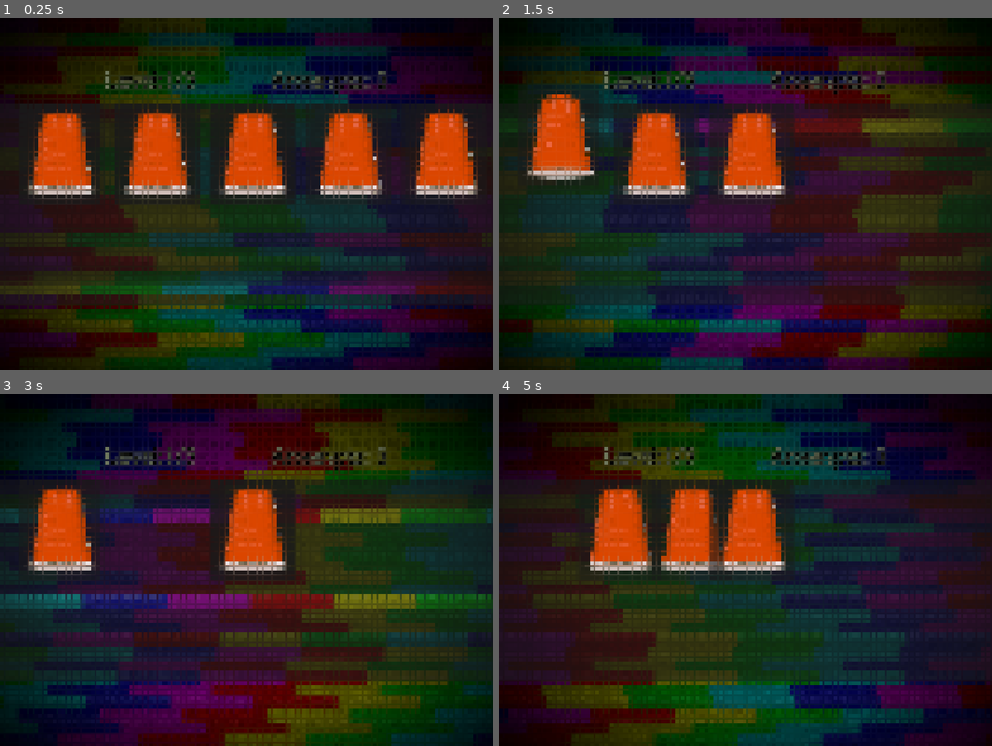
Above: before the commit, frames 1-4 (two rows, left to right).
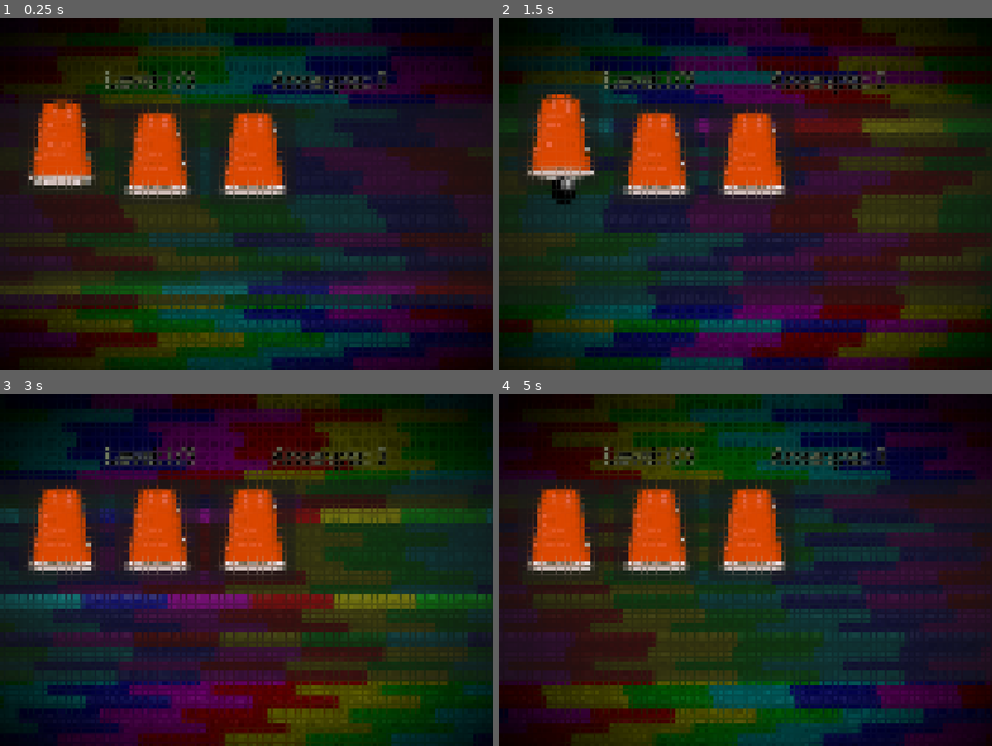
Above: after the commit, the same moments.

Repository: AndrewJordan12/InfografiaMemoriesTale
Game: Godot game, scene res://Scenes/Maps_Scenes/14_IceCreamVendor.tscn
Two runs of this game, one before a commit and one after it. Both use one fixed random seed, a clock stepped at 60 frames per second and the inputs below. This scene is started directly instead of the project's main scene.
Inputs (mouse positions are in pixels of both pictures, inside the frame that each line leads up to; where the layout moved, square brackets give the same spot in the first picture):
- Up to frame 1 (0.25 s): no input
- Up to frame 2 (1.5 s): click (558, 134) [558, 148] at 0.5 s; click (651, 151) at 1.27 s
- Up to frame 3 (3 s): click (123, 520) at 2.02 s; click (59, 527) at 2.77 s
- Up to frame 4 (5 s): click (750, 527) at 3.52 s; move the mouse to (853, 552) at 4.27 s; hold D (walk_right) from 4.28 s (still down); tap Space (interact) at 4.35 s; click (853, 552) at 4.42 s

The runs differ from the first frame. In frame 1, 6.7% of the frame differs, in the area x 5-98%, y 23-52%; in frame 2, 0.3%; in frame 3, 2.8%; in frame 4, 8.0%, in the area x 5-46%, y 25-52%.

Commit message:
fixed input reception and added ball

Diff:
--- a/info-proyecto-final/Scenes/Maps_Scenes/14_IceCreamVendor.tscn
+++ b/info-proyecto-final/Scenes/Maps_Scenes/14_IceCreamVendor.tscn
@@ -60,5 +60,4 @@
 visible = false
 z_index = 100
 
-[connection signal="close" from="ShuffleCup" to="." method="_on_shuffle_cup_close"]
 [connection signal="puzzle_ended" from="ShuffleCup" to="." method="_on_shuffle_cup_puzzle_ended"]
--- a/info-proyecto-final/Scenes/Minigame/ShuffleCup.tscn
+++ b/info-proyecto-final/Scenes/Minigame/ShuffleCup.tscn
@@ -4,6 +4,7 @@
 [ext_resource type="Shader" uid="uid://bw7rmginuja6c" path="res://Shaders/Keypad.gdshader" id="2_xpof3"]
 [ext_resource type="LabelSettings" uid="uid://b6xs1v51rv1xa" path="res://Theme/CupScore.tres" id="4_be560"]
 [ext_resource type="PackedScene" uid="uid://dsc5wtp3whhp1" path="res://Scenes/Minigame/GameOver.tscn" id="4_lai3x"]
+[ext_resource type="Texture2D" uid="uid://c8ukcpjmhku56" path="res://Assets/ShuffleCup/ball.png" id="5_xpof3"]
 
 [sub_resource type="ShaderMaterial" id="ShaderMaterial_gh5ow"]
 shader = ExtResource("2_xpof3")
@@ -57,5 +58,12 @@
 
 [node name="GameOver" parent="." unique_id=1490350559 instance=ExtResource("4_lai3x")]
 
+[node name="Ball" type="TextureRect" parent="." unique_id=1752718466]
+offset_right = 136.0
+offset_bottom = 136.0
+scale = Vector2(0.6, 0.6)
+mouse_filter = 2
+texture = ExtResource("5_xpof3")
+
 [connection signal="on_X" from="GameOver" to="." method="_on_game_over_on_x"]
 [connection signal="on_retry" from="GameOver" to="." method="_on_game_over_on_retry"]
--- a/info-proyecto-final/Scripts/Maps_Scripts/14_ice_cream_vendor.gd
+++ b/info-proyecto-final/Scripts/Maps_Scripts/14_ice_cream_vendor.gd
@@ -3,7 +3,7 @@
 @onready var minigame = $ShuffleCup
 func _ready() -> void:
 	super._ready()
-	await  start_puzzle()
+	await start_puzzle()
 
 func _on_shuffle_cup_puzzle_ended(won: bool) -> void:
 	if won == true:
--- a/info-proyecto-final/Scripts/Minigames/ShuffleCup/cup.gd
+++ b/info-proyecto-final/Scripts/Minigames/ShuffleCup/cup.gd
@@ -26,10 +26,6 @@
 	tween.tween_property(self,"position:y",start_position.y,raise_duration)
 	await tween.finished
 
-func reveal_ball(time := 1.5):
-	await raise_cup()
-	await get_tree().create_timer(time).timeout
-	await lower_cup()
 
 func swap_with(other: Button):
 	var my_pos = position
--- a/info-proyecto-final/Scripts/Minigames/ShuffleCup/shuffle_cup.gd
+++ b/info-proyecto-final/Scripts/Minigames/ShuffleCup/shuffle_cup.gd
@@ -9,33 +9,36 @@
 @onready var cup_scene = preload("res://Scenes/Minigame/Cup.tscn")
 @onready var score_label = $Score
 @onready var attempts_label = $Attempts
+@onready var ball = $Ball
 
 var current_level := 1
 var visible_cups : Array = []
 var original_positions := {}
-var ball_cup : Button
+var ball_index := 0
+const BALL_OFFSET := Vector2(70, 165)
 var accepting_input := false
-var attempts:int = 3
-
+var max_attempts : int = 3
+var attempts : int = max_attempts
 const MAX_CUPS := 5
 
 const LEVELS = {
 	1: {
 		"cups": 3,
-		"shuffles": 10
+		"shuffles": 1
 	},
 	2: {
 		"cups": 4,
-		"shuffles": 12
+		"shuffles": 1
 	},
 	3: {
 		"cups": 5,
-		"shuffles": 15
+		"shuffles": 1
 	}
 }
 
 func _ready():
-	await  start()
+	pass
+	#await start()
 
 func start():
 	await create_cups()
@@ -58,8 +61,6 @@
 		var start_x = (panel_width - row_width) * 0.5
 		cup.position = Vector2(start_x + col * (cup_size.x + spacing),row * (cup_size.y + spacing))
 		original_positions[cup] = cup.position
-		print(cup.position)
-	print("Created:", cups_parent.get_child_count())
 
 func start_level(level:int):
 	visible = true
@@ -70,10 +71,20 @@
 	await reset_cups()
 	var config = LEVELS[current_level]
 	setup_cups(config.cups)
-	ball_cup = visible_cups.pick_random()
-	await ball_cup.reveal_ball()
+	ball.visible = false
+	ball_index = randi() % visible_cups.size()
+	update_ball_position()
+	await visible_cups[ball_index].raise_cup()
+	ball.visible = true
+	await get_tree().create_timer(1.5).timeout
+	await visible_cups[ball_index].lower_cup()
+	ball.visible = false
 	await shuffle_sequence(config.shuffles)
 	accepting_input = true
+
+func update_ball_position():
+	var cup = visible_cups[ball_index]
+	ball.global_position = cup.global_position + BALL_OFFSET
 
 func setup_cups(count:int):
 	visible_cups.clear()
@@ -87,10 +98,11 @@
 
 func reset_cups():
 	for cup in cups_parent.get_children():
-		cup.position = original_positions[cup]
 		if cup.is_raised:
 			await cup.lower_cup()
+		cup.position = original_positions[cup]
 		cup.update_start_position()
+	ball.visible = false
 
 func shuffle_sequence(shuffle_count:int):
 	for i in range(shuffle_count):
@@ -107,23 +119,25 @@
 	await cup_a.swap_with(cup_b)
 	visible_cups[a] = cup_b
 	visible_cups[b] = cup_a
-	if ball_cup == cup_a:
-		ball_cup = cup_b
-	elif ball_cup == cup_b:
-		ball_cup = cup_a
+	if ball_index == a:
+		ball_index = b
+	elif ball_index == b:
+		ball_index = a
+	update_ball_position()
 
 func _on_cup_selected(cup):
 	print("CLICKED", cup)
 	if !accepting_input:
 		return
 	accepting_input = false
-	if cup == ball_cup:
+	if cup == visible_cups[ball_index]:
 		await handle_win()
 	else:
 		await handle_fail()
 
 func handle_win():
-	await ball_cup.raise_cup()
+	ball.visible = true
+	await visible_cups[ball_index].raise_cup()
 	var max_level = LEVELS.size()
 	if current_level < max_level:
 		await get_tree().create_timer(1.0).timeout
@@ -135,7 +149,8 @@
 func handle_fail():
 	attempts -= 1
 	attempts_label.text = "Attempts" + str(attempts)
-	await ball_cup.raise_cup()
+	ball.visible = true
+	await visible_cups[ball_index].raise_cup()
 	if attempts <= 0:
 		gameover.set_state(false, false)
 		puzzle_ended.emit(false)
@@ -143,6 +158,7 @@
 		retry()
 
 func retry():
+	attempts = max_attempts
 	await start_level(current_level)
 
 func on_win(digit:int):
Binary file added: info-proyecto-final/Assets/ShuffleCup/ball.png
Not shown, added: info-proyecto-final/Assets/ShuffleCup/ball.png.import
